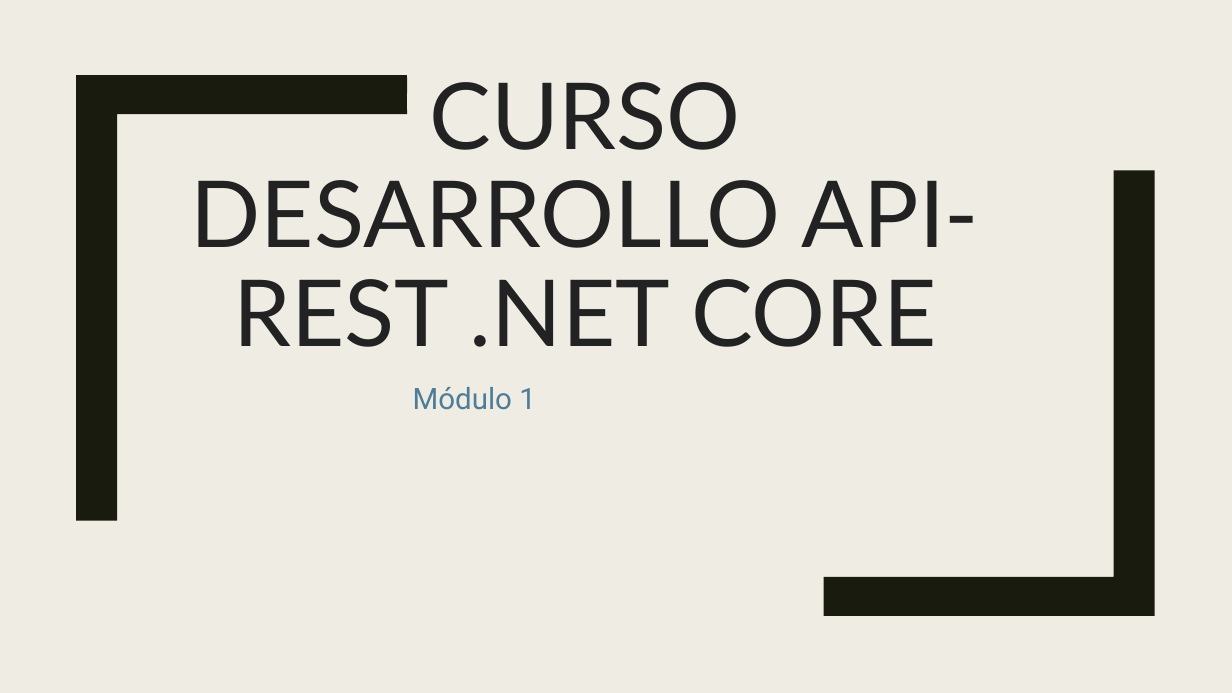
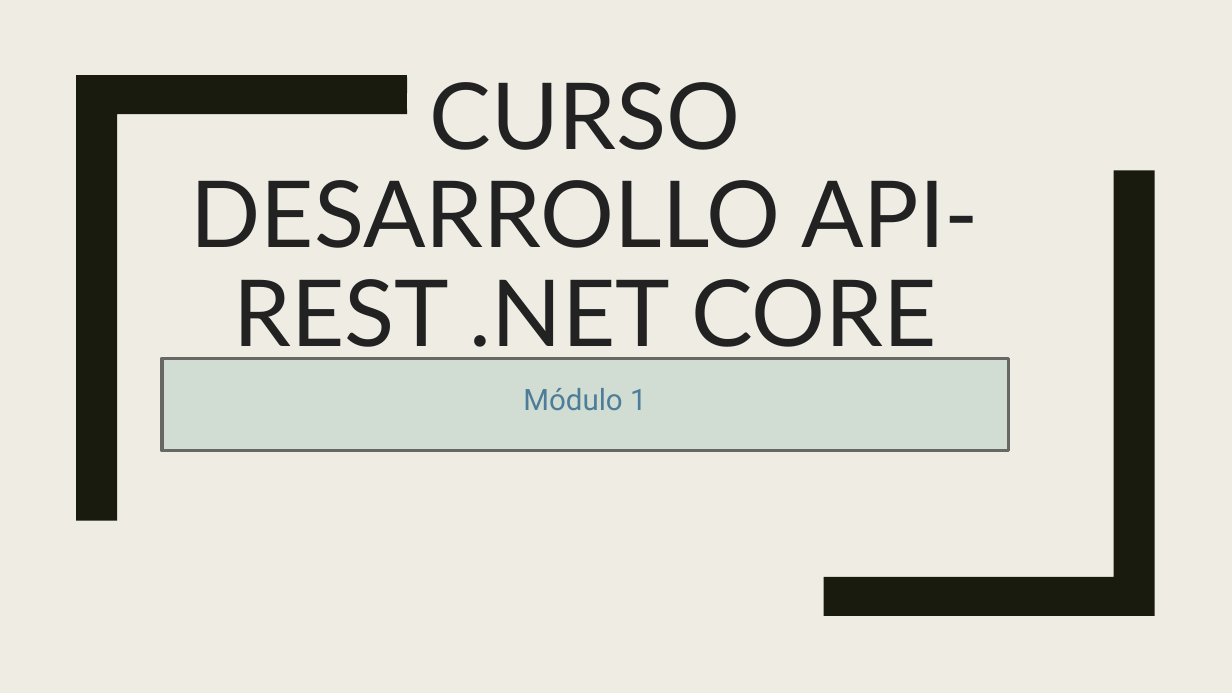
Before and after one commit to dadjh85/Demo1-Curso-.NetCore3.1, a slide deck: slide 1 of doc/Demo1- Curso .NET Core.pptx. Drawn at 1232x693 pixels with LibreOffice and Linux fonts; fonts in the diff are those of the drawing. Boxes give left, top, right and bottom in pixels: in the first picture for what was removed or moved away, otherwise in the second. Text is boxed around its words. In the diff, an @@ line names an element or a change of style, - is before the commit and + after.

Commit message:
* Change style

```diff
--- a/doc/Demo1- Curso .NET Core.pptx
+++ b/doc/Demo1- Curso .NET Core.pptx
@@ rectangle added at [162, 359, 1008, 451], fill #D1DDD2, outline #686863 2.75 pt @@
@@ subtitle "Módulo 1": place and size @@
-subtitle "Módulo 1" at [413, 387, 536, 410]
+subtitle "Módulo 1" at [523, 388, 647, 410]
```
